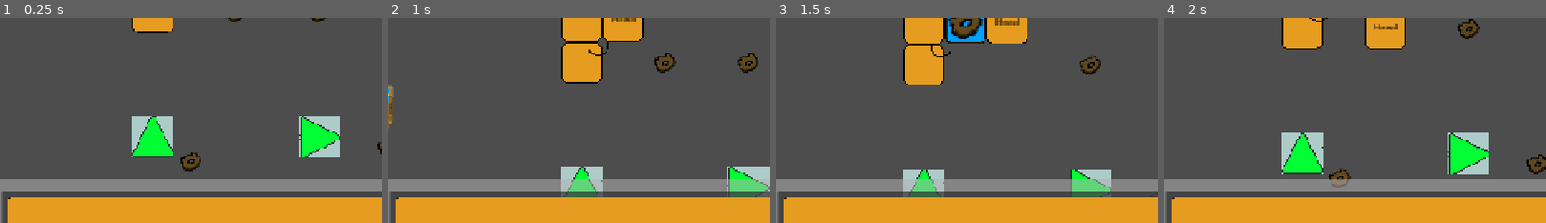
Above: before the commit, frames 1-4 (left to right).
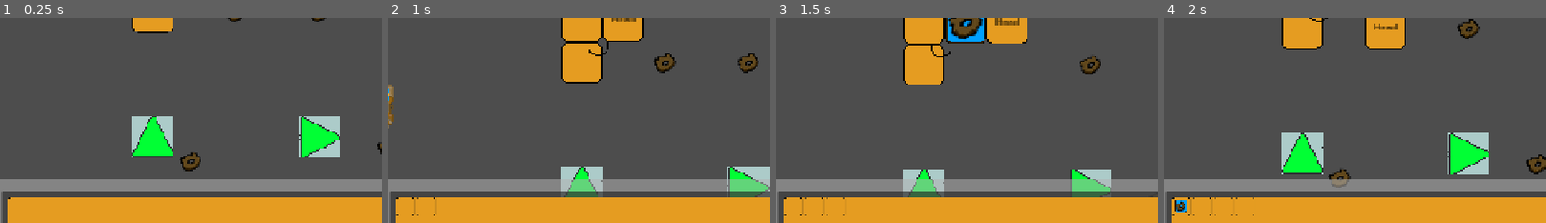
Above: after the commit, the same moments.

Repository: batgnome/gear-worm
Game: Godot game, scene res://main.tscn
The game is run twice, just before and just after one commit, with the same random seed, the same clock (stepped at 60 frames per second) and the same inputs.
Inputs (mouse positions are % of the whole screen's width and height, from its top left):
- Up to frame 1 (0.25 s): no input
- Up to frame 2 (1 s): move the mouse to (48, 41) at 0.52 s; hold D (RIGHT) from 0.53 s (still down); click (48, 41) at 0.6 s
- Up to frame 3 (1.5 s): move the mouse to (52, 43) at 1.27 s; release D (RIGHT) at 1.28 s; hold S (DOWN) from 1.28 s (still down); click (52, 43) at 1.35 s
- Up to frame 4 (2 s): keep holding S (DOWN)
The pictures show only the part of the screen within x 21-71%, y 47-97%; the shares and areas given below are measured in that part.

Frame 1 is identical in both runs. In frame 2, less than 0.1% of the frame differs, in the area x 2-13%, y 87-97%; in frame 3, less than 0.1%; in frame 4, 0.3%, in the area x 2-24%, y 87-97%.

Commit message:
fixing ui inventory, not finished, half works

Diff:
--- a/control.gd
+++ b/control.gd
@@ -2,9 +2,52 @@
 
 @onready var parent = get_parent().get_parent()
 var worm
+var column = preload("res://inv_panel.tscn")
+var columns = []
+@onready var grid = $Panel/NinePatchRect/GridContainer
+func _ready():
+	parent.set_inv.connect(_on_main_set_inv)
+func _process(delta: float) -> void:
+	pass
+	#if parent.focus:
+		#worm = parent.focus
+#
+	#if worm and worm.has_method("get_tails"):
+		#var tails = worm.get_tails()
+		#grid.set_columns(tails.size())
+		#for i in tails:
+			#var grid_obj = column.instantiate()
+			#grid_obj.set_item(i.get_object())
+			#grid.add_child(grid_obj)
+func _set_inv(focus):
+	if focus:
+		worm = focus
 
-func _process(delta: float) -> void:
-	if parent.focus:
-		worm = parent.focus
 	if worm and worm.has_method("get_tails"):
-		$GridContainer.set_columns(worm.object_storage.size())
+		var tails = worm.get_tails()
+		grid.set_columns(tails.size())
+		for i in tails:
+			var grid_obj = column.instantiate()
+			grid_obj.set_item(i.get_object())
+			grid.add_child(grid_obj)
+			columns.append(grid_obj)
+func reset():
+	for slot in grid.get_children():
+		slot.queue_free()
+
+func update():
+	if not worm or not worm.has_method("get_tails"):
+		return
+	reset()
+	var tails = worm.get_tails()
+	grid.set_columns(tails.size())
+	for i in tails:
+		var grid_obj = column.instantiate()
+		grid_obj.set_item(i.get_object())
+		grid.add_child(grid_obj)
+func _on_main_set_inv(focus):
+	_set_inv(focus)
+
+
+func _on_main_update():
+	update()
--- a/factory.gd
+++ b/factory.gd
@@ -25,7 +25,7 @@
 		tail.parent.add_factory_object(output_type,tail.get_sIndex())
 		output_num -= 1
 		$pusher.play()
-		output_num -=1
+
 
 
 func _on_pusher_animation_finished():
--- /dev/null
+++ b/inv_panel.gd
@@ -0,0 +1,14 @@
+extends Panel
+var itemType : ItemType
+
+# Called when the node enters the scene tree for the first time.
+func _ready():
+	pass # Replace with function body.
+
+func set_item(item):
+	if item:
+		$item.texture = item.stored_texture
+		$item.visible = true
+# Called every frame. 'delta' is the elapsed time since the previous frame.
+func _process(delta):
+	pass
--- /dev/null
+++ b/inv_panel.tscn
@@ -0,0 +1,22 @@
+[gd_scene format=3 uid="uid://by74r6e3ij7ek"]
+
+[ext_resource type="Texture2D" uid="uid://b06drggh1q6o4" path="res://assets/snake.png" id="1_0avih"]
+[ext_resource type="Script" uid="uid://c65dcqx2rf8h7" path="res://inv_panel.gd" id="1_s8vwf"]
+[ext_resource type="Texture2D" uid="uid://be38ioewl1l4r" path="res://assets/gear_1_stored.png" id="2_h5cw7"]
+
+[node name="inv_panel" type="Panel" unique_id=481266564]
+custom_minimum_size = Vector2(32, 32)
+anchors_preset = -1
+offset_right = 32.0
+offset_bottom = 32.0
+script = ExtResource("1_s8vwf")
+
+[node name="container" type="Sprite2D" parent="." unique_id=1624992236]
+position = Vector2(16, 16)
+texture = ExtResource("1_0avih")
+
+[node name="item" type="Sprite2D" parent="." unique_id=1770924456]
+visible = false
+position = Vector2(16, 16)
+scale = Vector2(0.65625, 0.6875)
+texture = ExtResource("2_h5cw7")
--- /dev/null
+++ b/inventory.tscn
@@ -0,0 +1,55 @@
+[gd_scene format=3 uid="uid://ddajqfljaerbw"]
+
+[ext_resource type="Texture2D" uid="uid://b06drggh1q6o4" path="res://assets/snake.png" id="1_psafj"]
+[ext_resource type="PackedScene" uid="uid://by74r6e3ij7ek" path="res://inv_panel.tscn" id="2_5tt2m"]
+
+[node name="Control" type="Control" unique_id=1192605995]
+layout_mode = 3
+anchors_preset = 0
+size_flags_stretch_ratio = 0.0
+
+[node name="NinePatchRect" type="NinePatchRect" parent="." unique_id=1298265342]
+texture_filter = 1
+layout_mode = 0
+offset_right = 447.0
+offset_bottom = 282.0
+texture = ExtResource("1_psafj")
+patch_margin_left = 6
+patch_margin_top = 6
+patch_margin_right = 6
+patch_margin_bottom = 6
+
+[node name="GridContainer" type="GridContainer" parent="NinePatchRect" unique_id=1113851986]
+layout_mode = 1
+anchors_preset = -1
+anchor_top = 0.014
+anchor_right = 1.0
+anchor_bottom = 1.0
+offset_left = 7.0
+offset_top = 0.051999807
+offset_right = -7.0
+offset_bottom = -7.0
+grow_horizontal = 2
+grow_vertical = 2
+columns = 11
+
+[node name="inv_panel" parent="NinePatchRect/GridContainer" unique_id=481266564 instance=ExtResource("2_5tt2m")]
+layout_mode = 2
+
+[node name="inv_panel2" parent="NinePatchRect/GridContainer" unique_id=1800620181 instance=ExtResource("2_5tt2m")]
+layout_mode = 2
+
+[node name="inv_panel3" parent="NinePatchRect/GridContainer" unique_id=267595102 instance=ExtResource("2_5tt2m")]
+layout_mode = 2
+
+[node name="inv_panel4" parent="NinePatchRect/GridContainer" unique_id=1881348428 instance=ExtResource("2_5tt2m")]
+layout_mode = 2
+
+[node name="inv_panel5" parent="NinePatchRect/GridContainer" unique_id=676089841 instance=ExtResource("2_5tt2m")]
+layout_mode = 2
+
+[node name="inv_panel6" parent="NinePatchRect/GridContainer" unique_id=166373489 instance=ExtResource("2_5tt2m")]
+layout_mode = 2
+
+[node name="inv_panel7" parent="NinePatchRect/GridContainer" unique_id=943204427 instance=ExtResource("2_5tt2m")]
+layout_mode = 2
--- a/main.gd
+++ b/main.gd
@@ -1,6 +1,9 @@
 extends Node2D
 var focus
 var children_positions ={}
+var inv_set = false
+signal set_inv(focus)
+signal update
 func _ready() -> void:
 	focus = $Gameables/Snake
 	for i in $Gameables.get_children():
@@ -9,7 +12,11 @@
 func _process(_delta: float) -> void:
 	if focus:
 		$Focus.position = focus.position
+		if !inv_set:
+			set_inv.emit(focus)
+			inv_set = true
 	else:
+		inv_set = false
 		$Focus.position = get_global_mouse_position()
 	if Input.is_action_just_pressed("ESCAPE"):
 		focus = null
@@ -18,3 +25,11 @@
 	if pos in children_positions:
 		return children_positions[pos]
 	return null
+
+
+func _on_snake_update():
+	update.emit()
+
+
+func _on_update():
+	pass # Replace with function body.
--- a/main.tscn
+++ b/main.tscn
@@ -10,26 +10,26 @@
 [ext_resource type="Resource" uid="uid://cu30lg7h8o1ku" path="res://Gear.tres" id="5_oap3e"]
 [ext_resource type="PackedScene" uid="uid://dep16lhaao1us" path="res://direction_change.tscn" id="6_u6b3p"]
 
-[node name="Main" type="Node2D"]
+[node name="Main" type="Node2D" unique_id=2016874235]
 script = ExtResource("1_272bh")
 
-[node name="CanvasLayer" type="CanvasLayer" parent="."]
+[node name="CanvasLayer" type="CanvasLayer" parent="." unique_id=117210331]
 
-[node name="Control" type="Control" parent="CanvasLayer"]
+[node name="Control" type="Control" parent="CanvasLayer" unique_id=996745081]
 layout_mode = 3
 anchors_preset = 0
 offset_right = 40.0
 offset_bottom = 40.0
 script = ExtResource("2_5vw27")
 
-[node name="ColorRect" type="ColorRect" parent="CanvasLayer/Control"]
+[node name="ColorRect" type="ColorRect" parent="CanvasLayer/Control" unique_id=1526448817]
 layout_mode = 0
 offset_top = 622.0
 offset_right = 1286.0
 offset_bottom = 720.0
 color = Color(0.698039, 0.698039, 0.698039, 0.545098)
 
-[node name="Panel" type="Panel" parent="CanvasLayer/Control"]
+[node name="Panel" type="Panel" parent="CanvasLayer/Control" unique_id=2014998757]
 layout_mode = 1
 anchors_preset = -1
 anchor_right = 2.475
@@ -39,8 +39,8 @@
 offset_right = 950.0
 offset_bottom = 597.24
 
-[node name="NinePatchRect" type="NinePatchRect" parent="CanvasLayer/Control/Panel"]
-layout_mode = 2
+[node name="NinePatchRect" type="NinePatchRect" parent="CanvasLayer/Control/Panel" unique_id=2104204791]
+layout_mode = 0
 anchor_right = 1.0
 anchor_bottom = 1.0
 offset_left = 9.0
@@ -54,82 +54,82 @@
 patch_margin_bottom = 6
 metadata/_edit_group_ = true
 
-[node name="GridContainer" type="GridContainer" parent="CanvasLayer/Control/Panel/NinePatchRect"]
+[node name="GridContainer" type="GridContainer" parent="CanvasLayer/Control/Panel/NinePatchRect" unique_id=1174121600]
 layout_mode = 1
 anchors_preset = -1
 anchor_right = 1.0
 anchor_bottom = 0.915
 offset_right = -13.0
 offset_bottom = 0.0149994
-columns = 4
+columns = 3
 metadata/_edit_group_ = true
 
-[node name="Panel" type="Panel" parent="CanvasLayer/Control/Panel/NinePatchRect/GridContainer"]
-layout_mode = 2
-metadata/_edit_group_ = true
+[node name="Gameables" type="Node2D" parent="." unique_id=1275574044]
 
-[node name="Gameables" type="Node2D" parent="."]
-
-[node name="Snake" parent="Gameables" instance=ExtResource("1_v5jh3")]
+[node name="Snake" parent="Gameables" unique_id=1198498601 instance=ExtResource("1_v5jh3")]
 position = Vector2(448, 320)
 
-[node name="object" parent="Gameables" instance=ExtResource("2_812kd")]
+[node name="object" parent="Gameables" unique_id=311592165 instance=ExtResource("2_812kd")]
 position = Vector2(576, 320)
 
-[node name="object2" parent="Gameables" instance=ExtResource("2_812kd")]
+[node name="object2" parent="Gameables" unique_id=424535492 instance=ExtResource("2_812kd")]
 position = Vector2(629, 424)
 
-[node name="object3" parent="Gameables" instance=ExtResource("2_812kd")]
+[node name="object3" parent="Gameables" unique_id=1554821677 instance=ExtResource("2_812kd")]
 position = Vector2(707, 345)
 
-[node name="object4" parent="Gameables" instance=ExtResource("2_812kd")]
+[node name="object4" parent="Gameables" unique_id=242471523 instance=ExtResource("2_812kd")]
 position = Vector2(477, 435)
 
-[node name="object5" parent="Gameables" instance=ExtResource("2_812kd")]
+[node name="object5" parent="Gameables" unique_id=938777505 instance=ExtResource("2_812kd")]
 position = Vector2(512, 320)
 
-[node name="object6" parent="Gameables" instance=ExtResource("2_812kd")]
+[node name="object6" parent="Gameables" unique_id=1534735667 instance=ExtResource("2_812kd")]
 position = Vector2(738, 547)
 
-[node name="object7" parent="Gameables" instance=ExtResource("2_812kd")]
+[node name="object7" parent="Gameables" unique_id=167069680 instance=ExtResource("2_812kd")]
 position = Vector2(490, 514)
 
-[node name="object8" parent="Gameables" instance=ExtResource("2_812kd")]
+[node name="object8" parent="Gameables" unique_id=720310277 instance=ExtResource("2_812kd")]
 position = Vector2(145, 506)
 
-[node name="object9" parent="Gameables" instance=ExtResource("2_812kd")]
+[node name="object9" parent="Gameables" unique_id=19966433 instance=ExtResource("2_812kd")]
 position = Vector2(179, 213)
 
-[node name="Factory" parent="Gameables" instance=ExtResource("3_i3g8k")]
+[node name="Factory" parent="Gameables" unique_id=408750376 instance=ExtResource("3_i3g8k")]
 position = Vector2(256, 256)
 
-[node name="Factory2" parent="Gameables" instance=ExtResource("3_i3g8k")]
+[node name="Factory2" parent="Gameables" unique_id=789115787 instance=ExtResource("3_i3g8k")]
 position = Vector2(288, 352)
 input_type = ExtResource("4_gr86d")
 output_type = ExtResource("5_oap3e")
 
-[node name="direction_change3" parent="Gameables" instance=ExtResource("6_u6b3p")]
+[node name="direction_change3" parent="Gameables" unique_id=1364582704 instance=ExtResource("6_u6b3p")]
 position = Vector2(576, 512)
 
-[node name="direction_change" parent="Gameables" instance=ExtResource("6_u6b3p")]
+[node name="direction_change" parent="Gameables" unique_id=1748492054 instance=ExtResource("6_u6b3p")]
 position = Vector2(448, 416)
 
-[node name="direction_change4" parent="Gameables" instance=ExtResource("6_u6b3p")]
+[node name="direction_change4" parent="Gameables" unique_id=282348329 instance=ExtResource("6_u6b3p")]
 position = Vector2(704, 416)
 rotation = -3.14159
 Dir = Vector2(0, 1)
 
-[node name="direction_change5" parent="Gameables" instance=ExtResource("6_u6b3p")]
+[node name="direction_change5" parent="Gameables" unique_id=1126239211 instance=ExtResource("6_u6b3p")]
 position = Vector2(704, 512)
 rotation = -1.5708
 Dir = Vector2(-1, 0)
 
-[node name="direction_change2" parent="Gameables" instance=ExtResource("6_u6b3p")]
+[node name="direction_change2" parent="Gameables" unique_id=1246390144 instance=ExtResource("6_u6b3p")]
 position = Vector2(576, 416)
 rotation = 1.5708
 Dir = Vector2(1, 0)
 
-[node name="Focus" type="Camera2D" parent="."]
+[node name="Focus" type="Camera2D" parent="." unique_id=614832976]
 position = Vector2(640, 352)
 zoom = Vector2(2.19, 2.19)
 position_smoothing_enabled = true
+
+[connection signal="set_inv" from="." to="CanvasLayer/Control" method="_on_main_set_inv"]
+[connection signal="update" from="." to="CanvasLayer/Control" method="_on_main_update"]
+[connection signal="update" from="Gameables/Snake" to="." method="_on_snake_update"]
--- a/project.godot
+++ b/project.godot
@@ -8,11 +8,15 @@
 
 config_version=5
 
+[animation]
+
+compatibility/default_parent_skeleton_in_mesh_instance_3d=true
+
 [application]
 
 config/name="Gear Worm"
 run/main_scene="res://main.tscn"
-config/features=PackedStringArray("4.4", "GL Compatibility")
+config/features=PackedStringArray("4.7", "GL Compatibility")
 config/icon="res://icon.svg"
 
 [display]
--- a/snake.gd
+++ b/snake.gd
@@ -13,6 +13,7 @@
 var current_tails = 0
 var max_tails = 4
 var pos_cell
+signal update
 @onready var main = get_parent().get_parent()
 func _ready():
 	pass
@@ -30,6 +31,7 @@
 
 	object_storage.append(null)
 	current_tails += 1
+	update.emit()
 
 
 
@@ -93,6 +95,7 @@
 	return true
 
 func add_object(object):
+	update.emit()
 	#print(object_storage)
 	for i in range(object_storage.size()):
 		if object_storage[i] ==null:
@@ -100,11 +103,13 @@
 			tails[i].set_object(object.get_type())
 			return
 func add_factory_object(object,i):
+	update.emit()
 	if object_storage[i] ==null:
 		object_storage[i] = object
 		tails[i].set_object(object)
 
 func remove_object(i):
+	update.emit()
 	object_storage[i] =null
 	tails[i].remove_object();
 
@@ -126,3 +131,5 @@
 
 func get_grid_pos():
 	return global_position/32
+func get_tails():
+	return tails
--- a/snake.tscn
+++ b/snake.tscn
@@ -10,28 +10,28 @@
 font_size = 7
 font_color = Color(0, 0, 0, 1)
 
-[node name="Snake" type="Node2D"]
+[node name="Snake" type="Node2D" unique_id=397081702]
 script = ExtResource("1_3xlq4")
 
-[node name="Area2D" type="Area2D" parent="."]
+[node name="Area2D" type="Area2D" parent="." unique_id=1689460910]
 
-[node name="CollisionShape2D" type="CollisionShape2D" parent="Area2D"]
+[node name="CollisionShape2D" type="CollisionShape2D" parent="Area2D" unique_id=1568777051]
 shape = SubResource("RectangleShape2D_opfue")
 
-[node name="ahead" type="Area2D" parent="."]
+[node name="ahead" type="Area2D" parent="." unique_id=238247095]
 visible = false
 angular_damp_space_override = 1
 
-[node name="CollisionShape2D" type="CollisionShape2D" parent="ahead"]
+[node name="CollisionShape2D" type="CollisionShape2D" parent="ahead" unique_id=1832260762]
 visible = false
 position = Vector2(0, -34)
 shape = SubResource("RectangleShape2D_opfue")
 
-[node name="Sprite2D" type="Sprite2D" parent="."]
+[node name="Sprite2D" type="Sprite2D" parent="." unique_id=646485447]
 position = Vector2(0, -4.76837e-07)
 texture = ExtResource("1_wrc4s")
 
-[node name="Label" type="Label" parent="."]
+[node name="Label" type="Label" parent="." unique_id=1003570751]
 offset_left = -9.0
 offset_top = -7.0
 offset_right = 32.0
Not shown, added: inv_panel.gd.uid
Not shown: 1 places in main.tscn that only renumber resources
Not shown: 1 places in snake.tscn that only renumber resources
